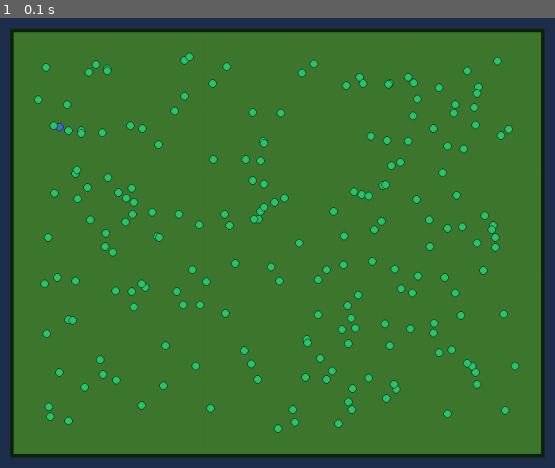
Above: before the commit, frame 1.
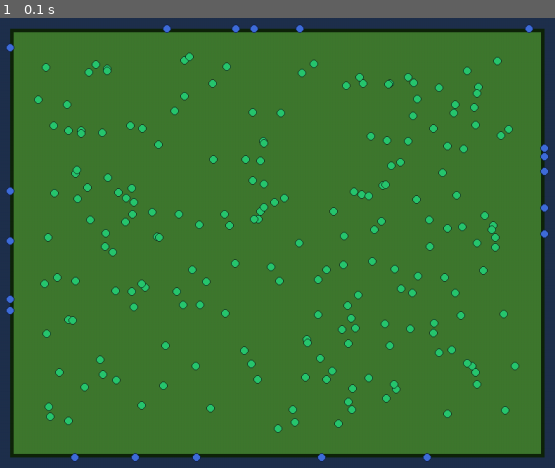
Above: after the commit, the same moment.

Repository: Quartef12345/Natural-Selection-Simulation
Game: pygame game, started from main.py
Two runs of this game, one before a commit and one after it. Both use one fixed random seed, a clock stepped at 60 frames per second and the inputs below.
Inputs:
- Up to frame 1 (0.1 s): no input

The runs differ from the first frame. In frame 1, 0.4% of the frame differs, in the area x 1-99%, y 1-99%.

Commit message:
First Bin Starting Shit
Added the bin renderer
Bins can now be inicialized in random positions
Missing: Bin AI

Diff:
--- a/creatures.py
+++ b/creatures.py
@@ -31,15 +31,42 @@
                 bush.fruits += 1
 
 
+def generateName():
+    name = "bin" + random.choice(state.BIN_NAMES)
+    return name
 
+class Bin:
+    def __init__(self, position):
+        self.position = position
+        self.direction = (0,0)
+        self.energy = state.STARTING_ENERGY
+        self.speed = state.STARTING_SPEED
+        self.mutation_chance = state.MUTATION_CHANCE
+        self.name = generateName()
 
 
 bins_array = []
 
-bin = {
-    "name": "Binnob",
-    "energy": 15,
-    "speed": 15,
-    "position": (0,0),
-    "velocity": (0,0)
-}
+def inicializeBins(nr_of_bins):
+    i = 0
+    while i < nr_of_bins:
+        a = random.randint(1,2)# a determines if the bin will vary in the x value, or the y value
+        #if a = 1 then the bin will vary in the x axis, but be stuck at the edges of the field
+
+        b = random.randint(1,2)# b determins if the bin will vary in the upper/left or downer/rigth part of the edge
+
+        if a == 1:
+            x = random.randrange(state.GRID_WIDTH)
+            if b == 1:
+                y = 0
+            else:
+                y = state.GRID_HEIGTH
+            bins_array.append(Bin((x,y)))
+        else:
+            y = random.randrange(state.GRID_HEIGTH)
+            if b == 1:
+                x = 0
+            else:
+                x = state.GRID_WIDTH
+            bins_array.append(Bin((x,y)))
+        i += 1
--- a/main.py
+++ b/main.py
@@ -28,7 +28,7 @@
 #	-Representation of Populataion
 
 creatures.inicializeBushes(state.BUSH_AMOUNT)
-
+creatures.inicializeBins(state.STARTING_AMOUNT)
 
 # pygame setup
 pygame.init()
--- a/render.py
+++ b/render.py
@@ -8,12 +8,15 @@
 bush_radius = state.BUSH_RADIUS
 fruits_radius = state.FRUITS_RADIUS
 
+bins = creatures.bins_array
+bins_radius = state.BIN_RADIUS
+
 #Render Main
 def drawScreen(grid_size,surface):
     surface.fill("#1f304d")
     render_field(surface, grid_size)
-
-    renderBins(70,140,grid_size,surface)
+    for bin in bins:
+        renderBins(bin,grid_size,surface)
     for bush in bushes:
         renderBush(bush, grid_size, surface)
         renderFruits(bush, grid_size, surface)
@@ -27,9 +30,9 @@
     pygame.draw.rect(surface, "#0f240a", (grid_size[0], grid_size[1], grid_size[2], grid_size[3])) #Outline
     pygame.draw.rect(surface, "#3f782f", (grid_size[0]+5, grid_size[1]+5, grid_size[2]-10, grid_size[3]-10)) #Grass Field for the Bins
 
-def renderBins(x,y,grid,surface):
-    pygame.draw.circle(surface, "#0f214d", (grid[0] + x, grid[1] + y), 6)
-    pygame.draw.circle(surface, "#406edb", (grid[0] + x, grid[1] + y), 5)
+def renderBins(bin,grid,surface):
+    pygame.draw.circle(surface, "#0f214d", (grid[0] + bin.position[0], grid[1] + bin.position[1]), bins_radius)
+    pygame.draw.circle(surface, "#406edb", (grid[0] + bin.position[0], grid[1] + bin.position[1]), bins_radius*0.9)
 
 def renderBush(bush,grid,surface):   #Bush is an objet of the class bush(see creatures), grid is the grid info(currently only size), surface is the pygam surface
     pygame.draw.circle(surface, "#123020", (grid[0] + bush.position[0], grid[1] + bush.position[1]), bush_radius)#outline
--- a/state.py
+++ b/state.py
@@ -19,6 +19,46 @@
 
 #Bins Constants
 
+BIN_NAMES = [
+    "o", "i", "u", "a",
+    "it", "ot", "ik", "ok", "uk",
+    "up", "op", "ip", "ub", "ob",
+
+    "li", "lo", "lu", "la",
+    "mi", "mo", "mu",
+    "ni", "no", "nu",
+    "pi", "po", "pu",
+
+    "bit", "bot", "bat",
+    "dip", "dop", "dap",
+    "tik", "tok", "tak",
+    "lip", "lop", "lap",
+
+    "boo", "bip", "bib",
+    "nub", "nubby", "gub",
+    "mip", "mib", "mob",
+    "wob", "wib", "web",
+
+    "let", "lit", "lot",
+    "ling", "lingo",
+    "nublet", "bitlet",
+
+    "oo", "ee", "io", "uo",
+    "chi", "ki", "qi",
+
+    "snub", "snip", "snop",
+    "blub", "blob", "blip",
+
+    "to", "ta", "tu",
+    "go", "ga", "gu"
+];
+BIN_RADIUS = 6
+STARTING_AMOUNT = 20
+
+STARTING_ENERGY = 500
+STARTING_SPEED = 3
+MUTATION_CHANCE = 0.01
+MUTATION_INTENSITY = 2
 
 #Simulation Constants
 BUSH_AMOUNT = 200
